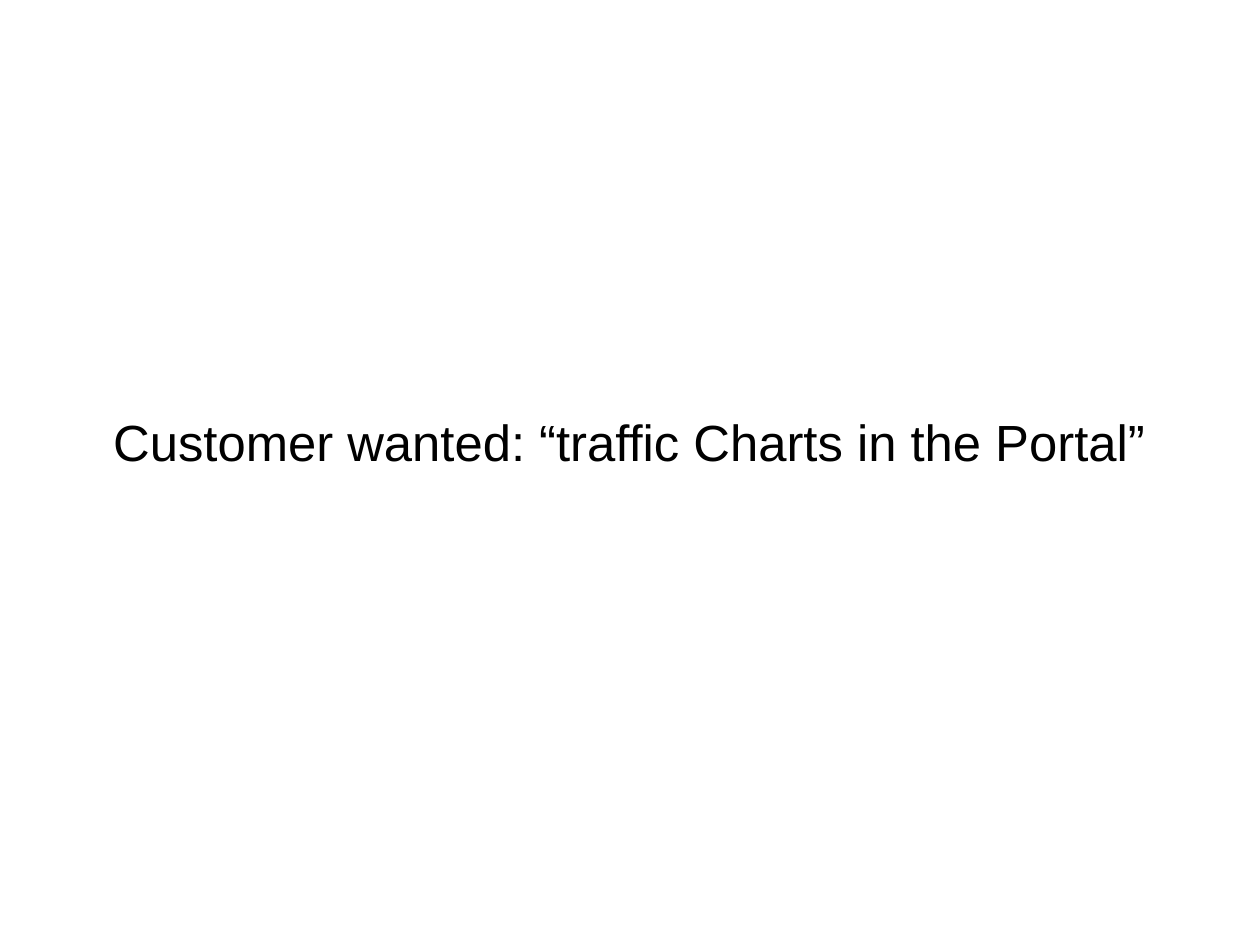
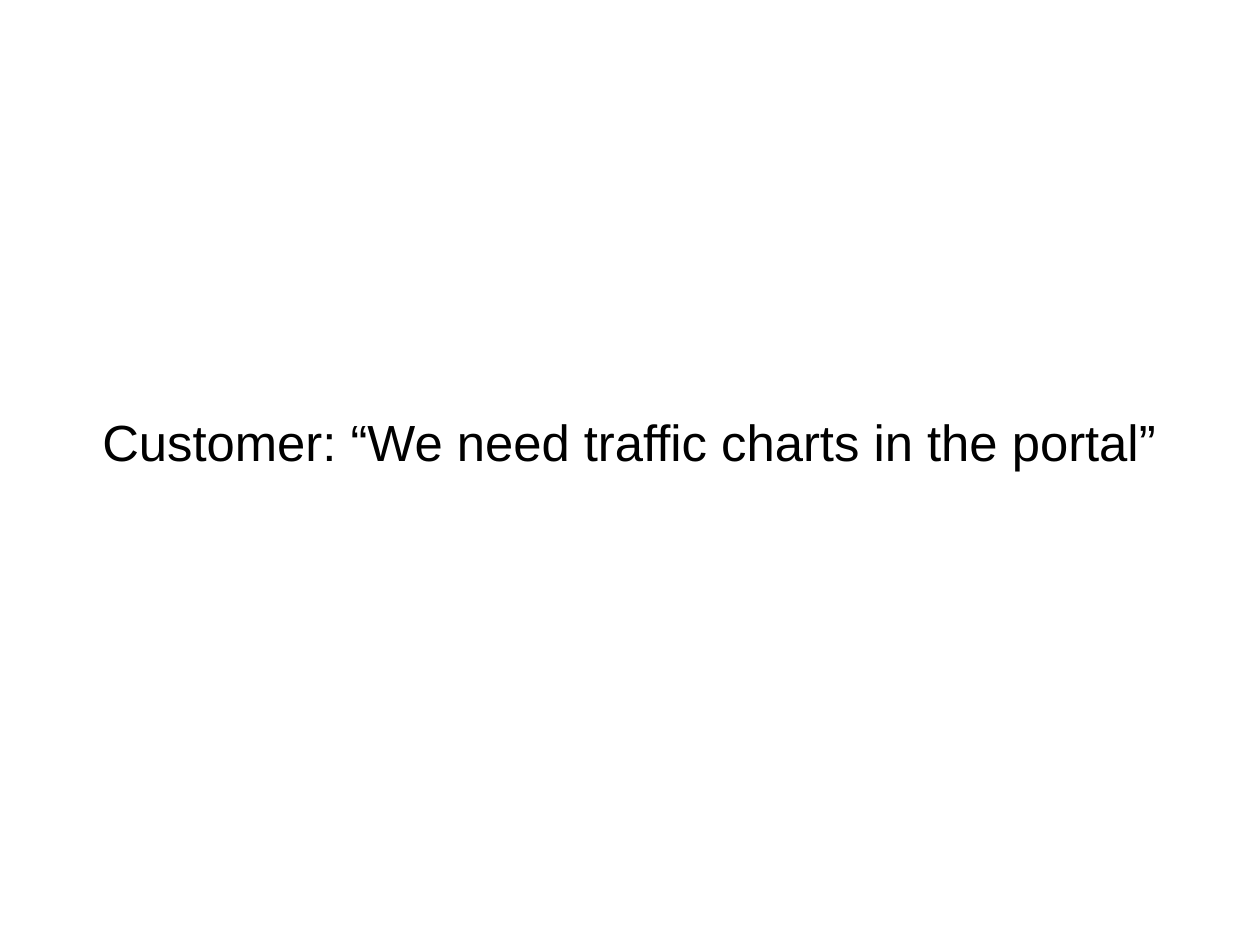
Before and after one commit to oetiker/extopus, a slide deck: slide 4 of PR/extopus-netnod-2011-10.odp. Drawn at 1260x945 pixels with LibreOffice and Linux fonts; fonts in the diff are those of the drawing. Boxes give left, top, right and bottom in pixels: in the first picture for what was removed or moved away, otherwise in the second. Text is boxed around its words. In the diff, an @@ line names an element or a change of style, - is before the commit and + after.

```diff
--- a/PR/extopus-netnod-2011-10.odp
+++ b/PR/extopus-netnod-2011-10.odp
@@ subtitle at (x1=102, y1=424, x2=1156, y2=472): text changed @@
-Customer wanted: “traffic Charts in the Portal”
+Customer: “We need traffic charts in the portal”
```
Also in this commit, not shown: 5 other slides changed.
